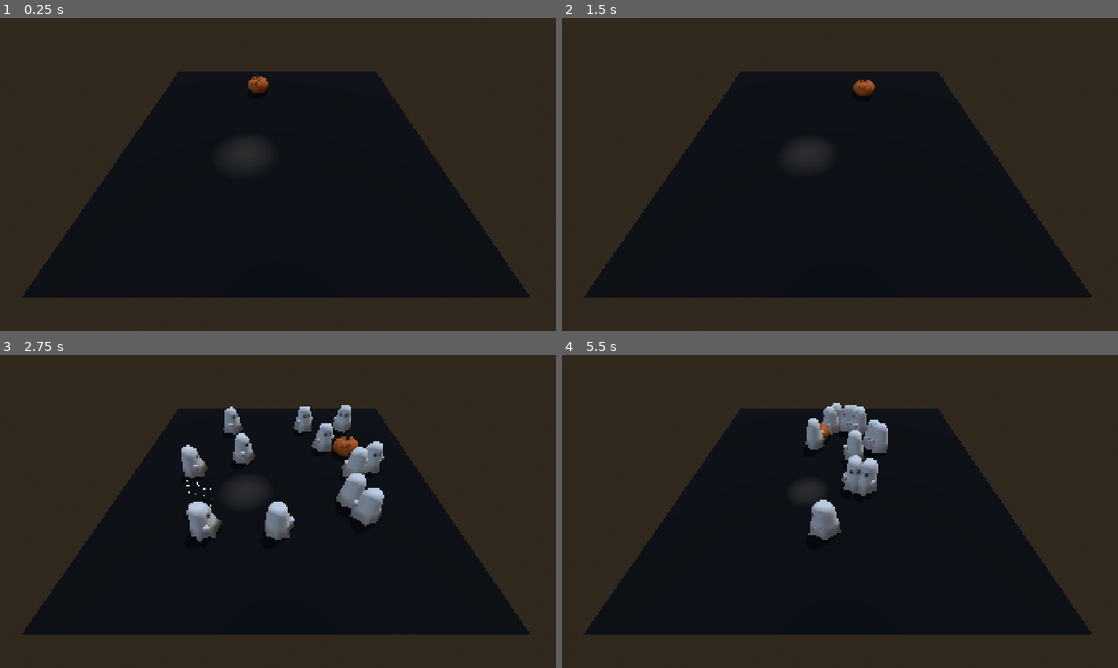
Above: before the commit, frames 1-4 (two rows, left to right).
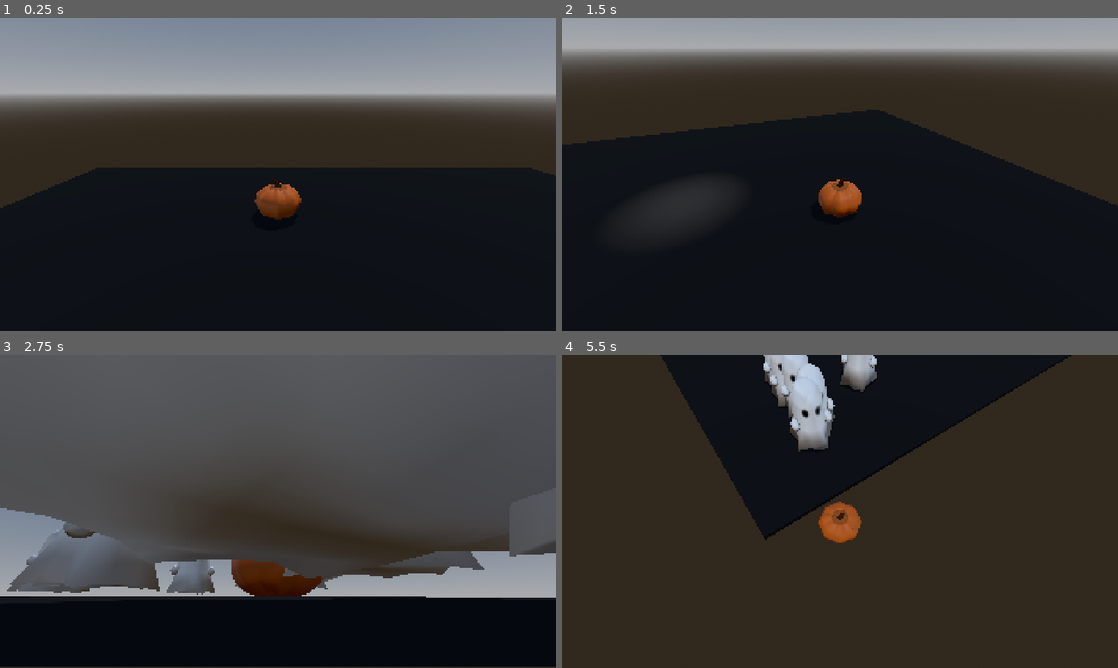
Above: after the commit, the same moments.

Repository: Dempsey845/moonlit-mayhem
Game: Godot game, scene res://Graveyard/graveyard.tscn
Two runs of this game, one before a commit and one after it. Both use one fixed random seed, a clock stepped at 60 frames per second and the inputs below.
Inputs (mouse positions are in pixels of both pictures, inside the frame that each line leads up to):
- Up to frame 1 (0.25 s): no input
- Up to frame 2 (1.5 s): tap Enter at 0.5 s; move the mouse to (962, 158) at 0.52 s; hold D (move_right) 0.53-1.28 s; click (962, 158) at 0.67 s; move the mouse to (728, 190) at 1.27 s; hold S (move_back) from 1.28 s (still down); click (728, 190) at 1.42 s
- Up to frame 3 (2.75 s): move the mouse to (333, 442) at 2.02 s; release S (move_back) at 2.03 s; hold D (move_right) from 2.03 s (still down); click (333, 442) at 2.17 s
- Up to frame 4 (5.5 s): move the mouse to (812, 574) at 2.77 s; release D (move_right) at 2.78 s; hold W (move_forward) 2.78-3.53 s; click (812, 574) at 2.92 s; move the mouse to (1006, 558) at 3.52 s; hold A (move_left) 3.53-5.03 s; click (1006, 558) at 3.67 s; tap Escape (ui_cancel) at 4.15 s; move the mouse to (673, 464) at 4.27 s; click (673, 464) at 4.42 s; move the mouse to (867, 511) at 5.02 s; hold S (move_back) from 5.03 s (still down); click (867, 511) at 5.17 s

The runs differ from the first frame. In frame 1, 59% of the frame differs, in the area x 0-100%, y 0-100%; in frame 2, 47%; in frame 3, 88%; in frame 4, 50%.

Commit message:
Converted to third person camera controller.

Diff:
--- a/Graveyard/graveyard.tscn
+++ b/Graveyard/graveyard.tscn
@@ -64,6 +64,7 @@
 
 [node name="Camera3D" type="Camera3D" parent="." unique_id=2064649073]
 transform = Transform3D(1, 0, 0, 0, 0.6390457, 0.7691688, 0, -0.7691688, 0.6390457, 0.078620434, 9.246862, 11.417019)
+visible = false
 
 [node name="Moonlight" type="SpotLight3D" parent="." unique_id=884361163 node_paths=PackedStringArray("spawn_points")]
 transform = Transform3D(1, 0, 0, 0, -4.371139e-08, 1, 0, -1, -4.371139e-08, -2, 4, 2)
--- a/Player/player.gd
+++ b/Player/player.gd
@@ -4,19 +4,62 @@
 @export var speed: float = 5.0
 @export var acceleration: float = 25.0
 @export var deceleration: float = 30.0
+@export var turn_speed: float = 12.0
+@export var model_forward_offset_degrees: float = 0.0
+
+@export_group("Camera")
+@export var mouse_sensitivity: float = 0.003
+@export var minimum_pitch_degrees: float = -65.0
+@export var maximum_pitch_degrees: float = 35.0
+
+@onready var visual: Node3D = $Pumpkin
+@onready var camera_pivot: Node3D = $CameraPivot
+@onready var spring_arm: SpringArm3D = $CameraPivot/SpringArm3D
+@onready var camera: Camera3D = $CameraPivot/SpringArm3D/Camera3D
+
+
+func _ready() -> void:
+	spring_arm.add_excluded_object(get_rid())
+	camera.make_current()
+	Input.mouse_mode = Input.MOUSE_MODE_CAPTURED
+
+
+func _unhandled_input(event: InputEvent) -> void:
+	if event.is_action_pressed("ui_cancel"):
+		Input.mouse_mode = Input.MOUSE_MODE_VISIBLE
+		get_viewport().set_input_as_handled()
+	elif event is InputEventMouseButton:
+		if event.button_index == MOUSE_BUTTON_LEFT and event.pressed:
+			Input.mouse_mode = Input.MOUSE_MODE_CAPTURED
+	elif event is InputEventMouseMotion and Input.mouse_mode == Input.MOUSE_MODE_CAPTURED:
+		camera_pivot.rotation.y -= event.relative.x * mouse_sensitivity
+		spring_arm.rotation.x = clampf(
+			spring_arm.rotation.x - event.relative.y * mouse_sensitivity,
+			deg_to_rad(minimum_pitch_degrees),
+			deg_to_rad(maximum_pitch_degrees)
+		)
+
 
 func _physics_process(delta: float) -> void:
-	var input: Vector2 = Input.get_vector(
+	var move_input: Vector2 = Input.get_vector(
 		"move_left", "move_right",
 		"move_forward", "move_back"
 	)
-
-	var direction: Vector3 = Vector3(input.x, 0.0, input.y)
+	var direction: Vector3 = camera_pivot.global_basis * Vector3(move_input.x, 0.0, move_input.y)
+	direction.y = 0.0
+	direction = direction.normalized() * move_input.length()
 	var target_velocity: Vector3 = direction * speed
-	var change_rate: float = acceleration if direction != Vector3.ZERO else deceleration
+	var change_rate: float = acceleration if not move_input.is_zero_approx() else deceleration
 
 	velocity.x = move_toward(velocity.x, target_velocity.x, change_rate * delta)
 	velocity.z = move_toward(velocity.z, target_velocity.z, change_rate * delta)
+
+	if not direction.is_zero_approx():
+		var target_angle: float = atan2(-direction.x, -direction.z)
+		target_angle += deg_to_rad(model_forward_offset_degrees)
+		visual.global_rotation.y = lerp_angle(
+			visual.global_rotation.y, target_angle, 1.0 - exp(-turn_speed * delta)
+		)
 
 	if not is_on_floor():
 		velocity += get_gravity() * delta
--- a/Player/player.tscn
+++ b/Player/player.tscn
@@ -14,3 +14,16 @@
 shape = SubResource("CapsuleShape3D_xrivr")
 
 [node name="Pumpkin" parent="." unique_id=272640931 instance=ExtResource("2_4ntmi")]
+transform = Transform3D(0.7, 0, 0, 0, 0.7, 0, 0, 0, 0.7, 0, 0, 0)
+
+[node name="CameraPivot" type="Node3D" parent="." unique_id=290584957]
+transform = Transform3D(1, 0, 0, 0, 1, 0, 0, 0, 1, 0, 1.2, 0)
+
+[node name="SpringArm3D" type="SpringArm3D" parent="CameraPivot" unique_id=806176405]
+transform = Transform3D(1, 0, 0, 0, 0.9396926, 0.34202012, 0, -0.34202012, 0.9396926, 0, 0, 0)
+spring_length = 6.0
+margin = 0.15
+
+[node name="Camera3D" type="Camera3D" parent="CameraPivot/SpringArm3D" unique_id=758460674]
+current = true
+fov = 70.0
